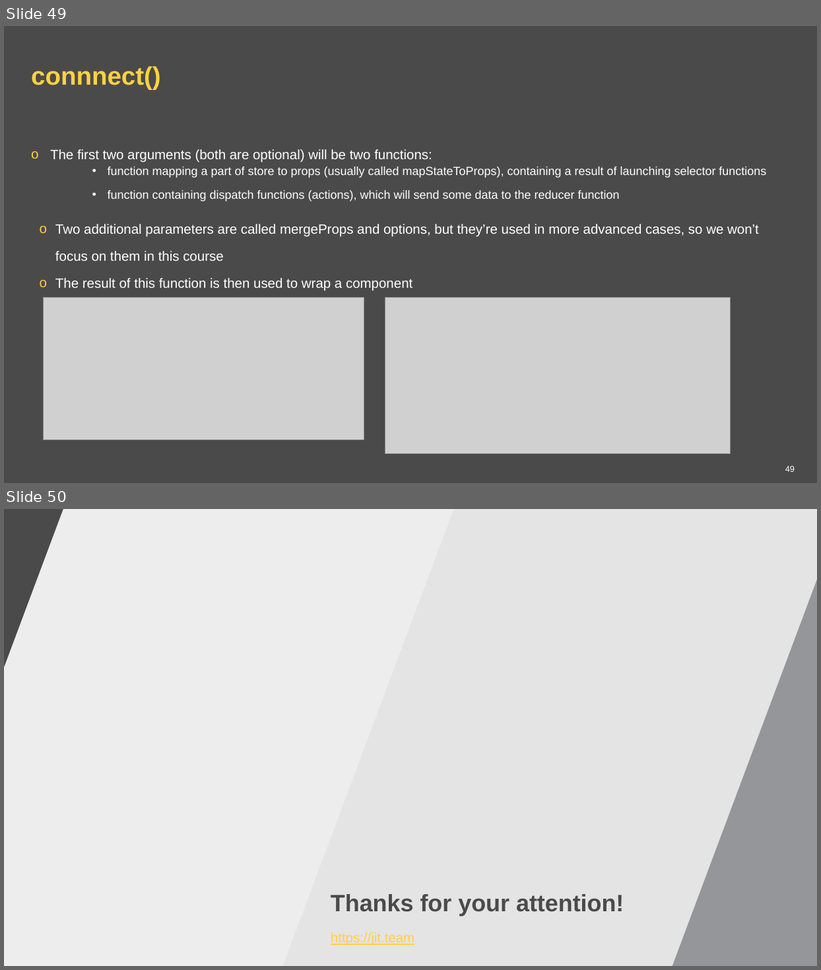
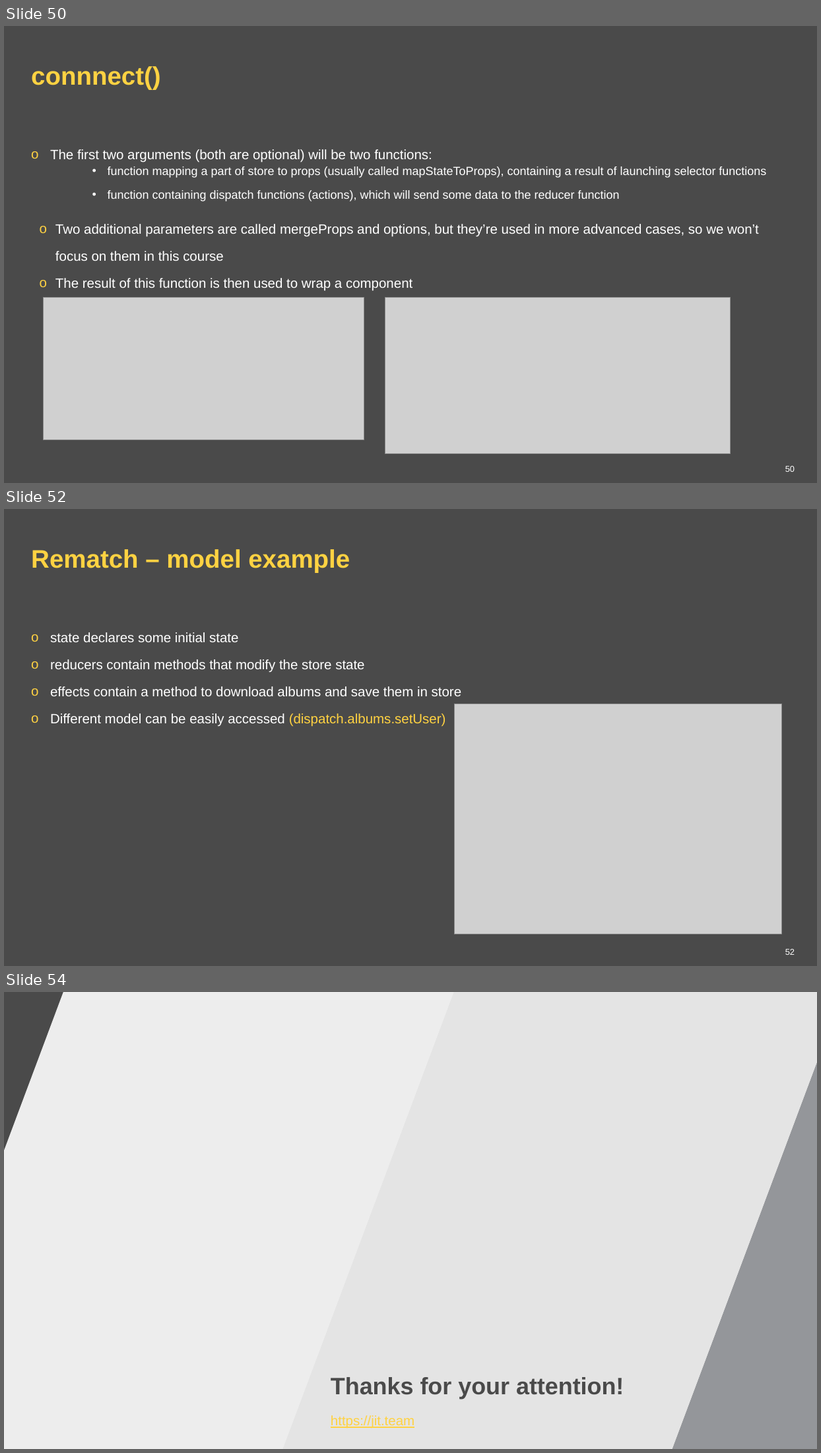
Before and after one commit to ppuzio/react-course-examples, a slide deck: React BEST course.pptx. Shown one above the other, each under a label of ours: slides 49 and 50 before the commit, slides 50, 52 and 54 after it; the slides between them are not shown. The pictures are 821x970 and 821x1453 pixels, drawn with LibreOffice and Linux fonts; fonts in the diff are those of the drawing; grey boxes stand for pictures; background and template pictures are left out. Boxes give left, top, right and bottom in pixels: in the first picture for what was removed or moved away, otherwise in the second. Text is boxed around its words. In the diff, an @@ line names an element or a change of style, - is before the commit and + after.

Commit message:
rematch added

```diff
--- a/React BEST course.pptx
+++ b/React BEST course.pptx
@@ slide 52 added at (4,509,817,966), background #4A4A4A @@
@@ title added at (31,549,350,572), 30 pt, text #FFD242, bold @@
+Rematch – model example
@@ text added at (50,632,462,727), 16 pt, text #FFFFFF @@
+o state declares some initial state
+o reducers contain methods that modify the store state
+o effects contain a method to download albums and save them in store
+o Different model can be easily accessed (dispatch.albums.setUser)
@@ picture added at (454,704,781,935) @@
@@ page number added at (785,949,795,955), 10 pt, text #FFFFFF @@
+52
@@ what was slide 49 is now slide 50 @@
@@ page number at (785,466,795,472): text changed @@
-49
+50
@@ what was slide 50 is now slide 54 @@
```
Also in this commit, not shown: 3 other slides added.
